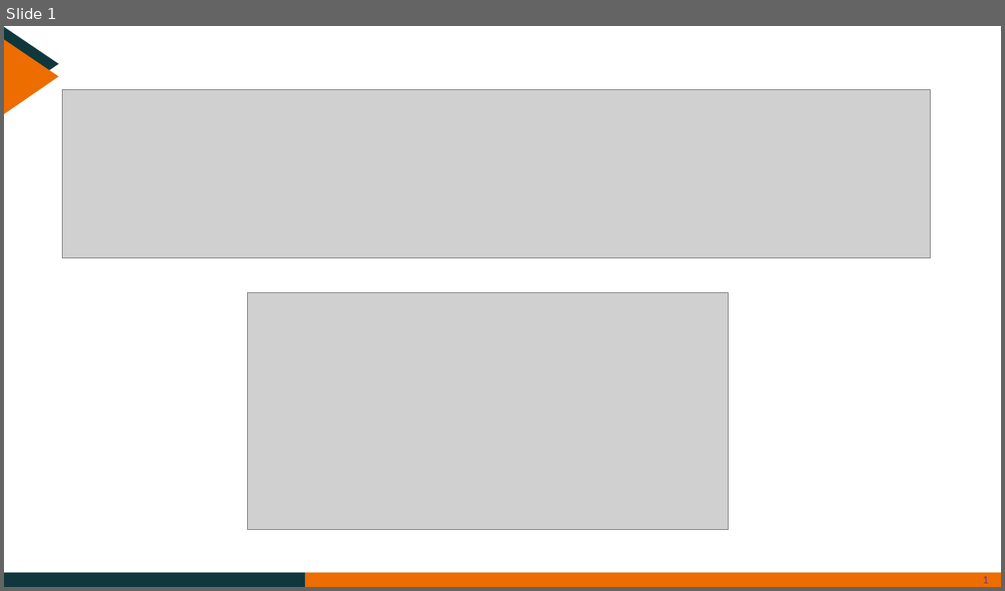
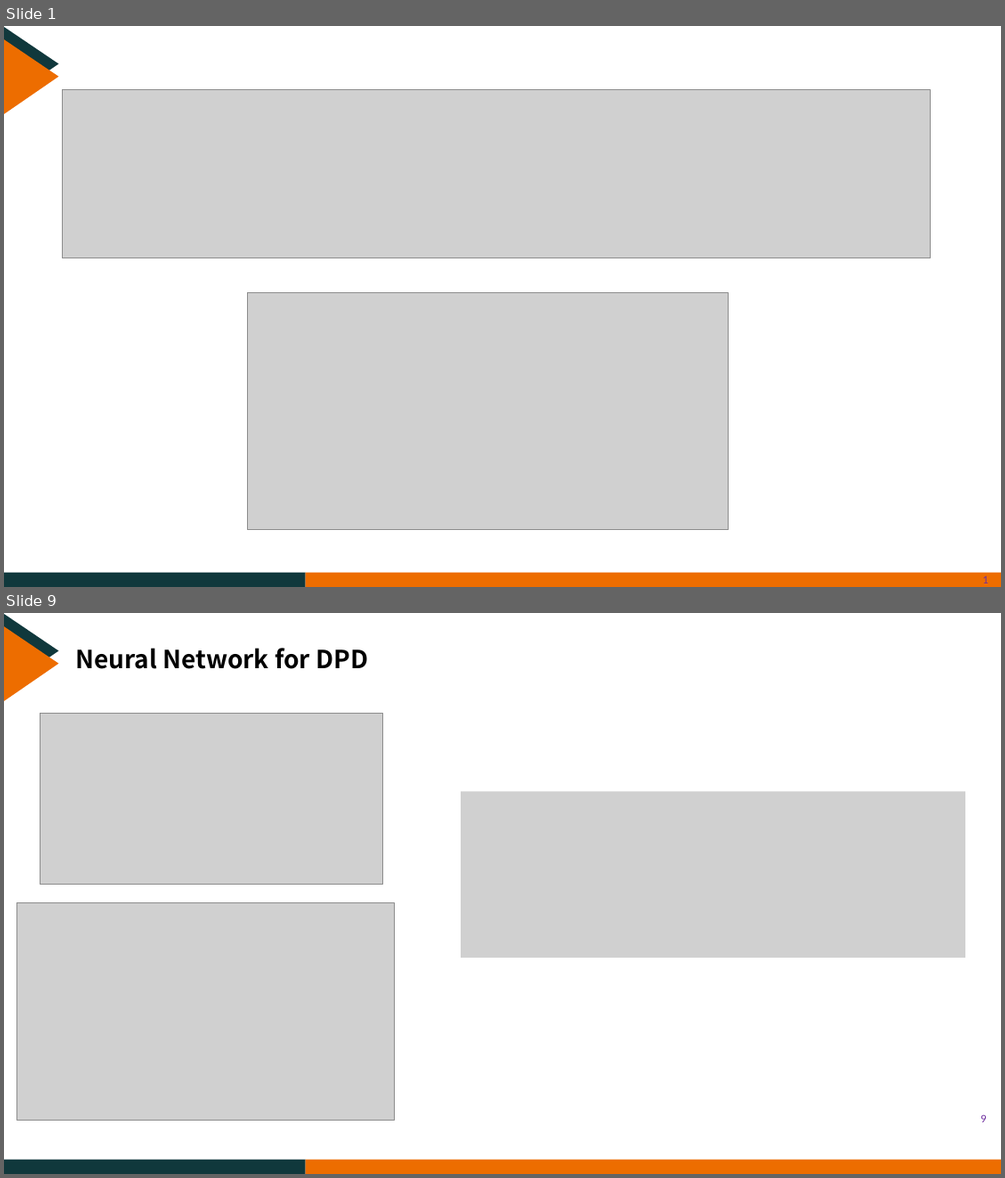
Before and after one commit to CreatorYu/Yu, a slide deck: YXQ.pptx. Shown one above the other, each under a label of ours: slide 1 before the commit, slides 1 and 9 after it; the slides between them are not shown. The pictures are 1005x591 and 1005x1178 pixels, drawn with LibreOffice and Linux fonts; fonts in the diff are those of the drawing; grey boxes stand for pictures; background and template pictures are left out. Boxes give left, top, right and bottom in pixels: in the first picture for what was removed or moved away, otherwise in the second. Text is boxed around its words. In the diff, an @@ line names an element or a change of style, - is before the commit and + after.

```diff
--- a/YXQ.pptx
+++ b/YXQ.pptx
@@ slide 9 added at bbox=[4, 613, 1001, 1174], background #FFFFFF; not listed: 4 template elements that a slide beside it also shows @@
@@ text added at bbox=[75, 648, 368, 669], 24 pt, text #000000, bold @@
+Neural Network for DPD
@@ picture added at bbox=[40, 714, 382, 884] @@
@@ picture added at bbox=[461, 792, 966, 957] @@
@@ picture added at bbox=[16, 902, 394, 1119] @@
@@ page number added at bbox=[980, 1114, 986, 1122], 11 pt, text #7030A0 @@
+9
```
Also in this commit, not shown: 3 slides changed, 12 other slides added, 20 slides removed, 1 other file.
